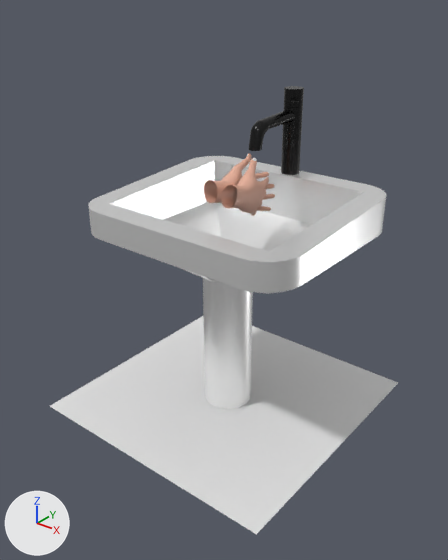
What one commit did to the glTF model public/models/washand.glb.
The view is the same before and after, from a 50 mm lens placed at (3.47, -4.15, 3.35), pointed at (0.07, 0.1, 0.71). Every picture has the same lights, and +X, +Y and +Z are marked at lower left. The older version comes first. Where no turn or scale is listed for an object, it has been applied to the vertices. Vertices at exactly the same position are counted once.

Names of what the first picture shows: 'L_Hand', 'Plane', 'R_Hand', 'faucet', 'sink'.
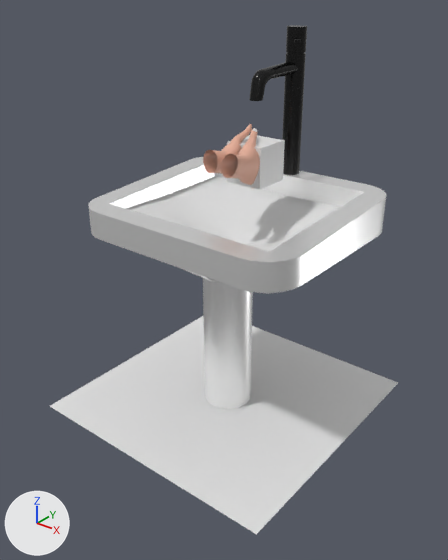
Commit message: tambah foam

The change, as a diff of the scene's bpy script:
```diff
--- a/public/models/washand.glb.py
+++ b/public/models/washand.glb.py
@@ me_cylinder @@
 # used by ob_faucet; location = (0.0, 1.305, 1.857); rotation_euler = (-3.142, 0.0, 0.0), in degrees (-180, 0, 0); scale = (0.153, 0.153, 0.168)
-me_cylinder.from_pydata(...)  # 792 vertices, 1572 faces; spans x -0.78..1.1, y -0.78..4.63, z -3.02..3.88
+me_cylinder.from_pydata(...)  # 792 vertices, 1572 faces; spans x -0.78..1.1, y -0.78..4.63, z -6.42..3.95
+# me_cylinder part 1: the loose piece of 416 vertices spanning x -0.45..0.45, y 0.03..4.63, z -1.84..-0.07 is moved by (0.0, 0.0, -2.75)
+# me_cylinder part 2: all 32 vertices in x -0.63..0.63, y -0.63..0.63, z -3.02 are moved by (0.0, 0.0, -3.39)
+# me_cylinder part 3: all 64 vertices in x -0.78..0.78, y -0.78..0.78, z 3.59 are moved by (0.0, 0.0, -0.25)
+# other edits to the shape of me_cylinder do not show in these pictures
 me_cylinder.materials.append(mat_material_009)
@@ me_cube_001 @@
+me_cube_001.from_pydata(...)  # a box spanning x -0.195..0.195, y -0.195..0.195, z -0.195..0.195
@@ me_cube @@
+me_cube.from_pydata(...)  # 434 vertices, 864 faces; spans x -0.97..0.97, y -0.88..0.88, z -0.69..0.07
@@ ob_r_hand @@
 ob_r_hand = bpy.data.objects.new('R_Hand', me_hand_ar_v2)
-ob_r_hand.location = (0.203, 0.037, 1.594)
+ob_r_hand.location = (0.203, 0.037, 1.875)
@@ ob_l_hand @@
 ob_l_hand = bpy.data.objects.new('L_Hand', me_hand_ar_v2_001)
-ob_l_hand.location = (-0.029, 0.066, 1.55)
+ob_l_hand.location = (-0.029, 0.066, 1.831)
@@ ob_handfoamsurface @@
+ob_handfoamsurface = bpy.data.objects.new('HandFoamSurface', me_cube_001)
+ob_handfoamsurface.location = (0.036, 0.625, 1.767)
@@ ob_sinkwatersurface @@
+ob_sinkwatersurface = bpy.data.objects.new('SinkWaterSurface', me_cube)
+ob_sinkwatersurface.location = (-0.004, 0.375, 1.24)
```

What differs and where, as boxes [x1, y1, x2, y2] in the pictures (448 x 560 px; the box of a moved part takes in the faces that stretch with it):
'SinkWaterSurface', added
    after: [126, 177, 340, 252]
'faucet', reshaped
    before: [248, 86, 304, 175]
    after: [249, 25, 307, 175]
'R_Hand', moved
    before: [221, 158, 269, 216]
    after: [221, 128, 260, 189]
'L_Hand', moved
    before: [204, 153, 275, 211]
    after: [203, 124, 252, 174]
'HandFoamSurface', added
    after: [227, 135, 285, 190]
part 1 of me_cylinder, moved or reshaped
    before: [248, 110, 295, 151]
    after: [249, 61, 297, 101]
part 2 of me_cylinder, moved or reshaped
    before: [284, 86, 304, 107]
    after: [286, 25, 307, 52]
part 3 of me_cylinder, moved or reshaped
    before: [281, 106, 303, 175]
    after: [282, 54, 306, 175]
